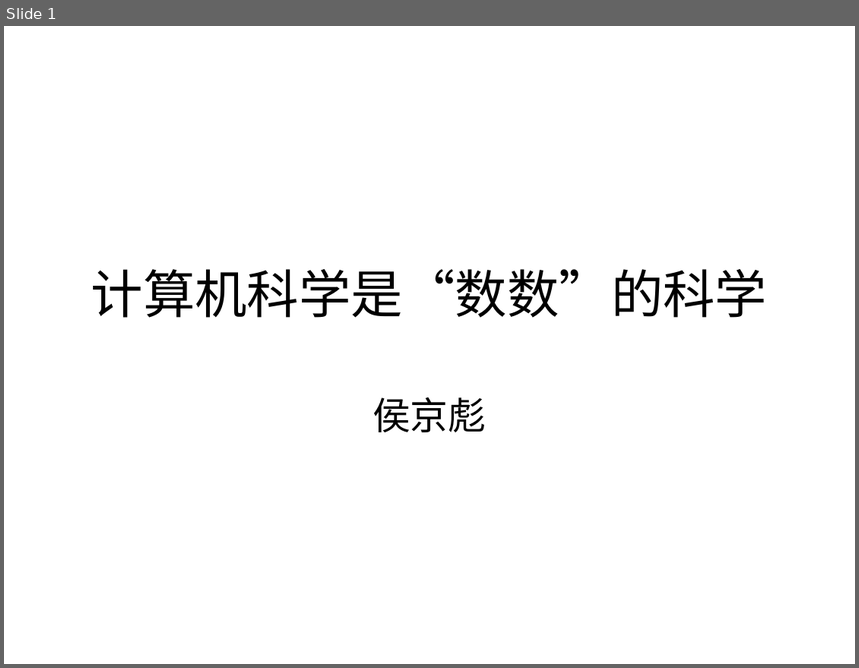
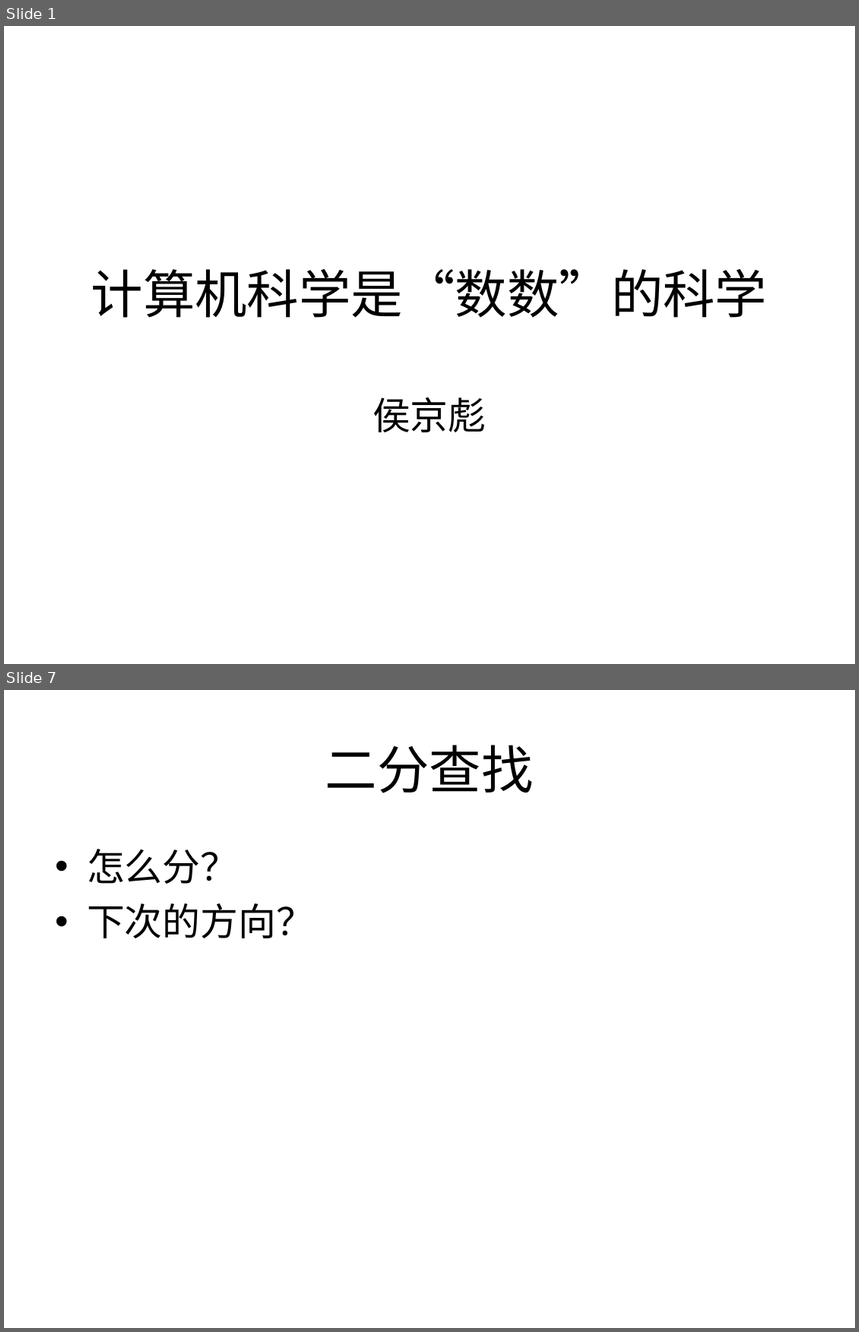
Before and after one commit to houjingbiao/leetcode, a slide deck: conclusion/conclusion.ppt. Shown one above the other, each under a label of ours: slide 1 before the commit, slides 1 and 7 after it; the slides between them are not shown. The pictures are 859x668 and 859x1332 pixels, drawn with LibreOffice and Linux fonts; fonts in the diff are those of the drawing. Boxes give left, top, right and bottom in pixels: in the first picture for what was removed or moved away, otherwise in the second. Text is boxed around its words. In the diff, an @@ line names an element or a change of style, - is before the commit and + after.

```diff
--- a/conclusion/conclusion.ppt
+++ b/conclusion/conclusion.ppt
@@ slide 7 added at [4,690,855,1328], background #FFFFFF @@
@@ title added at [325,745,534,793], 44 pt, text #000000 @@
+二分查找
@@ text added at [87,849,314,939], 32 pt, text #000000 @@
+• 怎么分？
+• 下次的方向？
```
Also in this commit, not shown: 7 other slides added, 1 slide removed.
